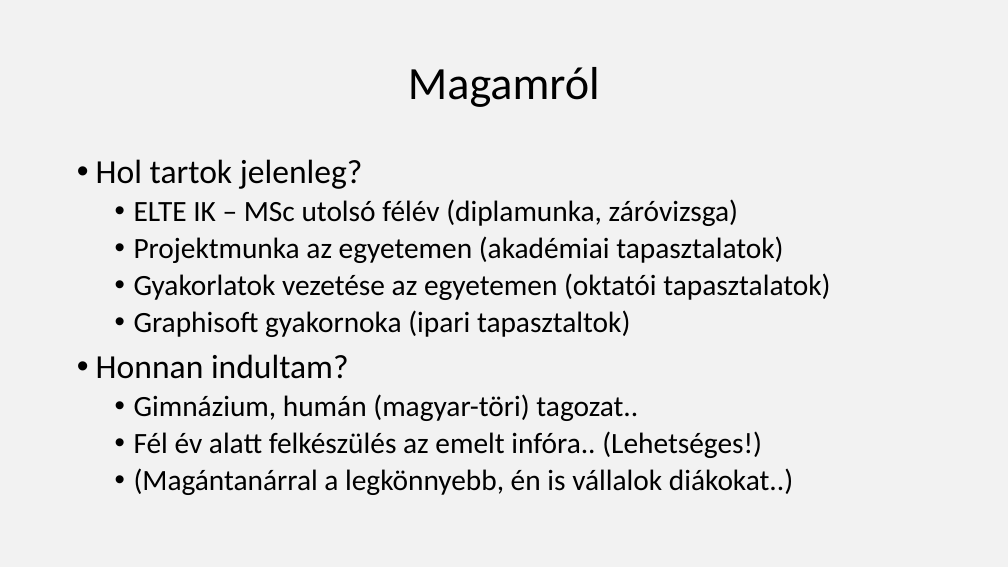
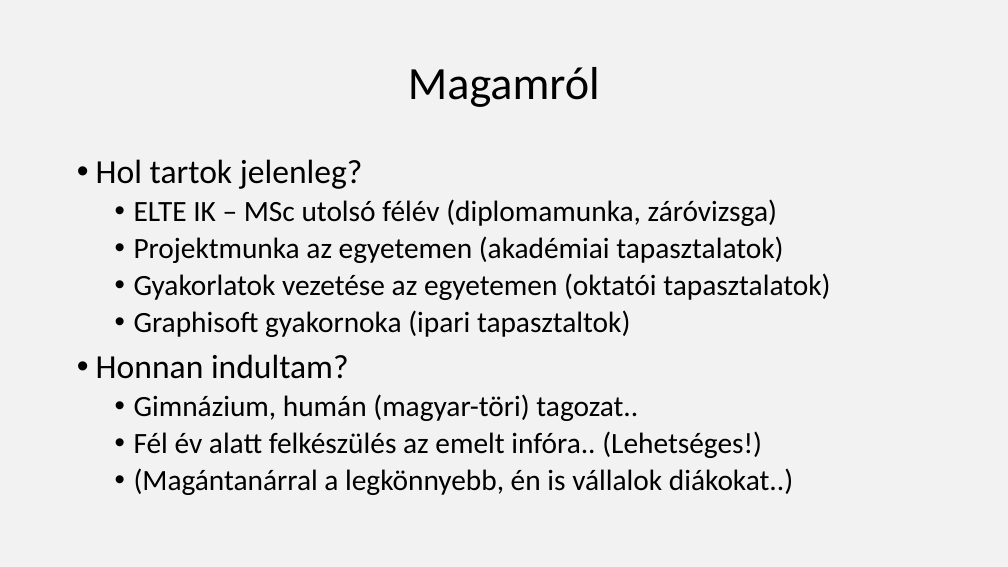
Before and after one commit to nagyandras95/Egyetem, a slide deck: slide 2 of efop/03/Programozók világa.pptx. Drawn at 1008x567 pixels with LibreOffice and Linux fonts; fonts in the diff are those of the drawing. Boxes give left, top, right and bottom in pixels: in the first picture for what was removed or moved away, otherwise in the second. Text is boxed around its words. In the diff, an @@ line names an element or a change of style, - is before the commit and + after.

```diff
--- a/efop/03/Programozók világa.pptx
+++ b/efop/03/Programozók világa.pptx
@@ text at (x1=134, y1=199, x2=777, y2=226): text changed @@
-  • ELTE IK – MSc utolsó félév (diplamunka, záróvizsga)
+  • ELTE IK – MSc utolsó félév (diplomamunka, záróvizsga)
```
Also in this commit, not shown: 5 other slides changed.
